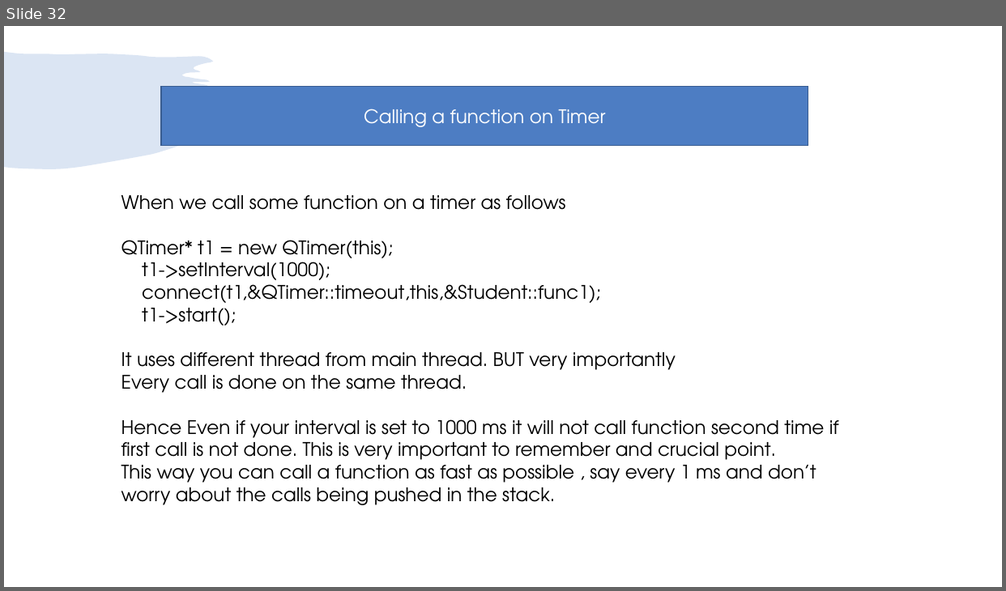
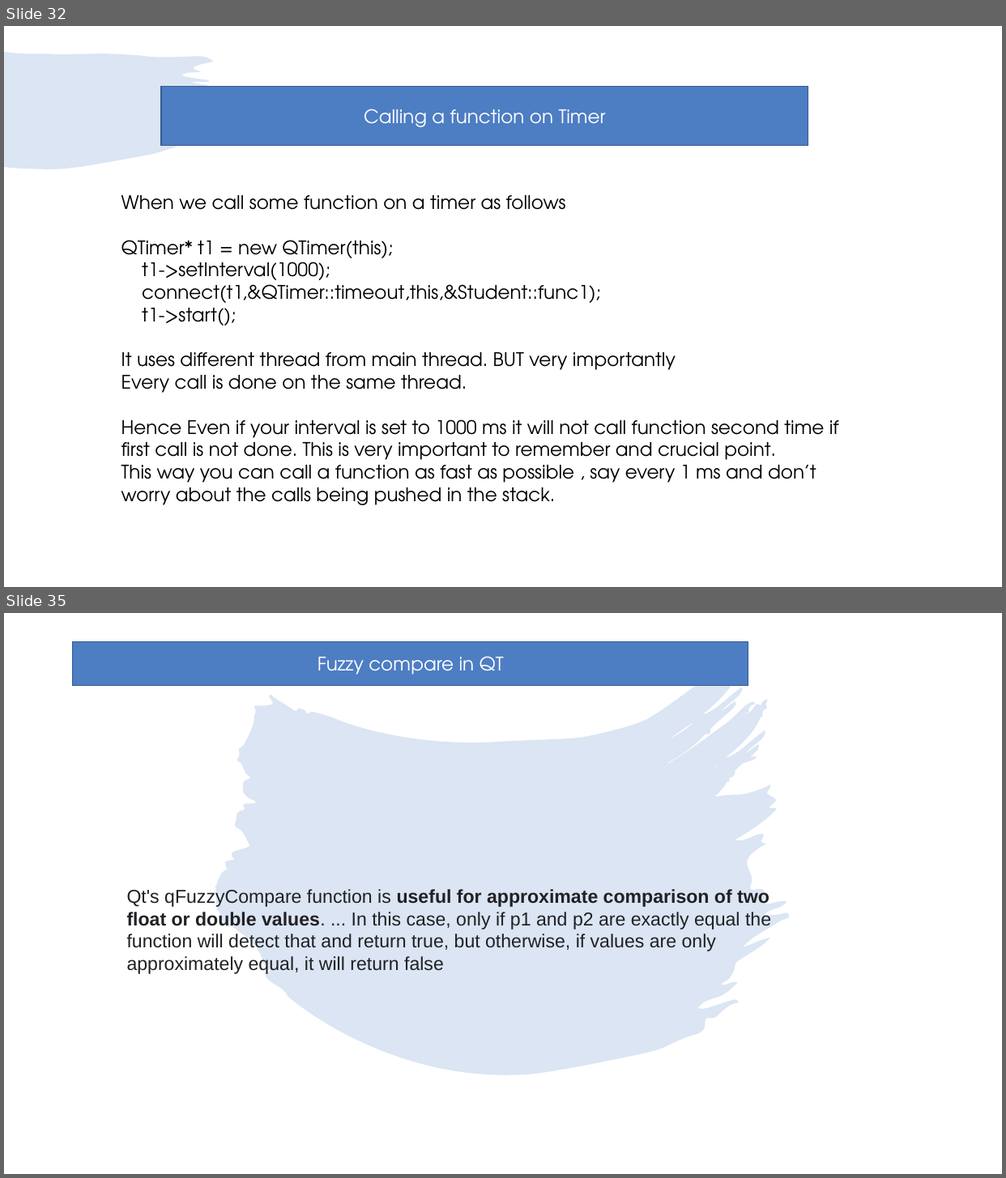
Before and after one commit to girishlande/QtProjects, a slide deck: learnings.pptx. Shown one above the other, each under a label of ours: slide 32 before the commit, slides 32 and 35 after it; the slides between them are not shown. The pictures are 1006x591 and 1006x1178 pixels, drawn with LibreOffice and Linux fonts; fonts in the diff are those of the drawing. Boxes give left, top, right and bottom in pixels: in the first picture for what was removed or moved away, otherwise in the second. Text is boxed around its words. In the diff, an @@ line names an element or a change of style, - is before the commit and + after.

```diff
--- a/learnings.pptx
+++ b/learnings.pptx
@@ slide 35 added at <box>4,613,1002,1174</box>, background #FFFFFF @@
@@ rectangle added at <box>73,642,749,687</box>, fill #4D7DC3, outline #395C90 1 pt, 18 pt, text #FFFFFF @@
+Fuzzy compare in QT
@@ freeform shape added at <box>216,657,790,1074</box>, fill #4D7DC3 at 20% opacity @@
@@ text added at <box>127,889,771,974</box>, 18 pt, text #202124 @@
+Qt's qFuzzyCompare function is useful for approximate comparison of two float or double values. ... In this case, only if p1 and p2 are exactly equal the function will detect that and return true, but otherwise, if values are only approximately equal, it will return false
```
Also in this commit, not shown: 1 slide changed, 8 other slides added, 18 other files.
